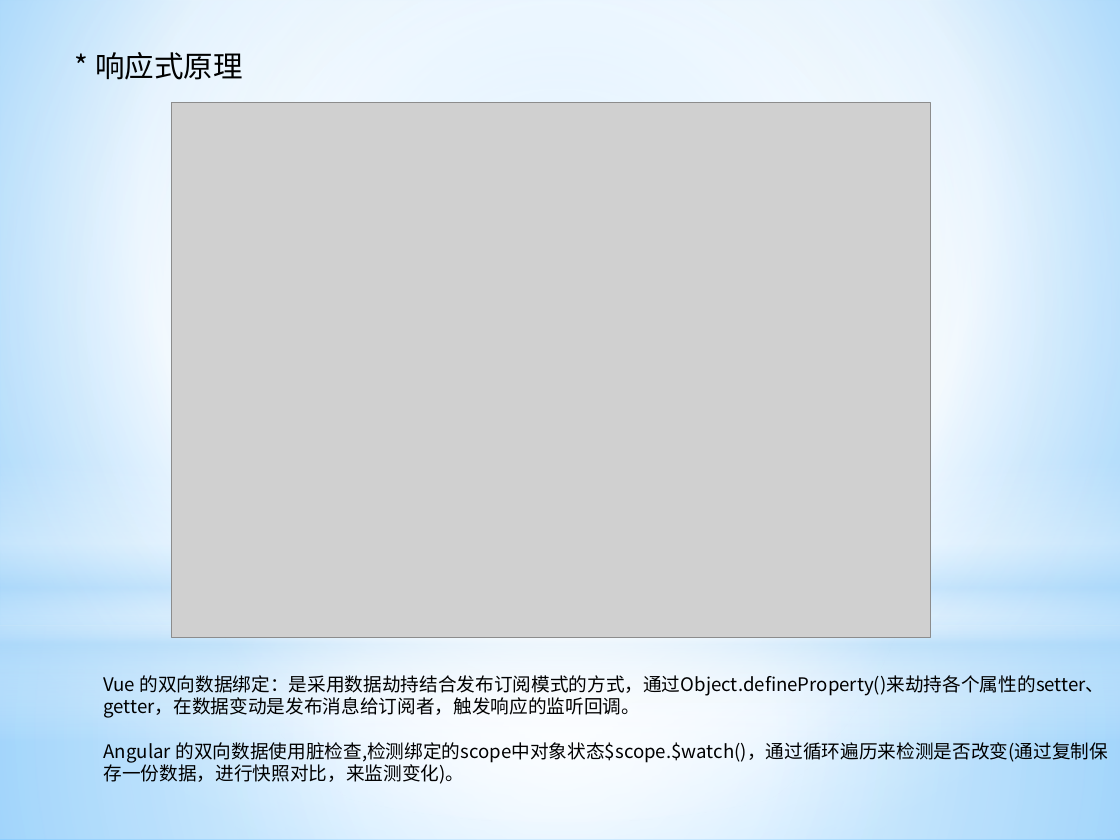
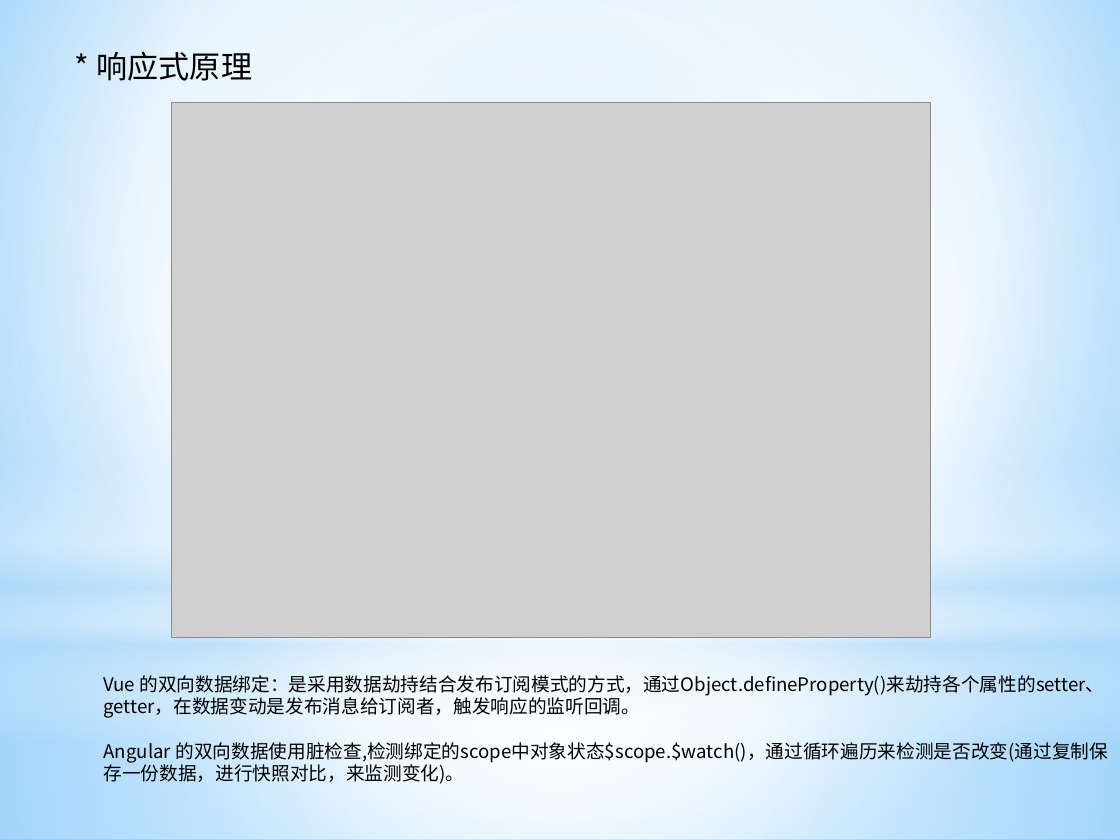
Before and after one commit to ManBaAQiang/vueProject, a slide deck: slide 14 of vue初探.pptx. Drawn at 1120x840 pixels with LibreOffice and Linux fonts; fonts in the diff are those of the drawing; grey boxes stand for pictures. Boxes give left, top, right and bottom in pixels: in the first picture for what was removed or moved away, otherwise in the second. Text is boxed around its words. In the diff, an @@ line names an element or a change of style, - is before the commit and + after.

Commit message:
响应式补充

```diff
--- a/vue初探.pptx
+++ b/vue初探.pptx
@@ text "* 响应式原理" at [96, 51, 252, 81]: size 19 to 20 pt @@
```
Also in this commit, not shown: 9 other slides changed, 1 slide added, 12 other files.
